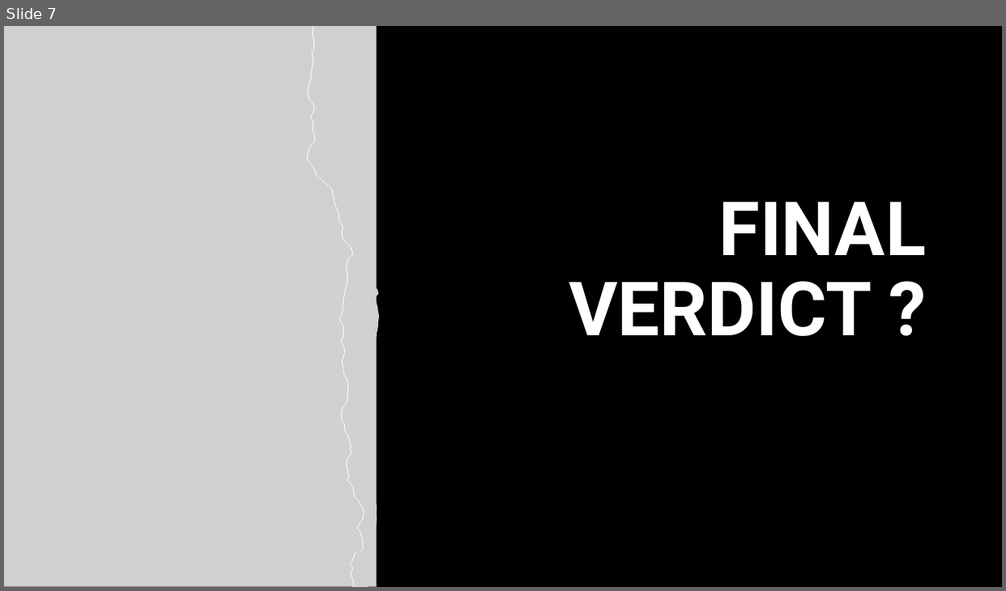
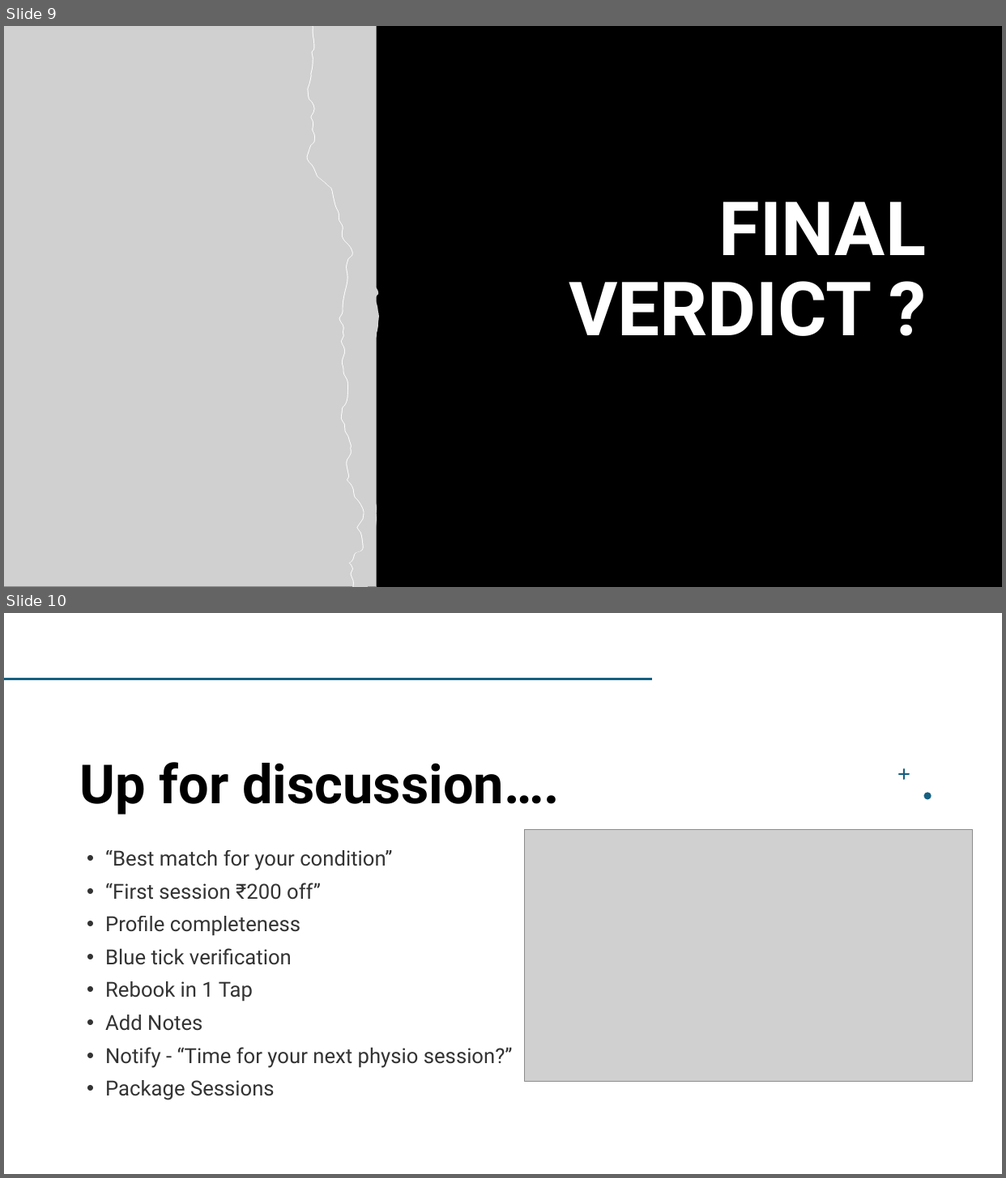
Before and after one commit to Arjun-T/PhysioBook, a slide deck: Physio_ SAT_ FEB 14.pptx. Shown one above the other, each under a label of ours: slide 7 before the commit, slides 9 and 10 after it. The pictures are 1006x591 and 1006x1178 pixels, drawn with LibreOffice and Linux fonts; fonts in the diff are those of the drawing; grey boxes stand for pictures. Boxes give left, top, right and bottom in pixels: in the first picture for what was removed or moved away, otherwise in the second. Text is boxed around its words. In the diff, an @@ line names an element or a change of style, - is before the commit and + after.

```diff
--- a/Physio_ SAT_ FEB 14.pptx
+++ b/Physio_ SAT_ FEB 14.pptx
@@ slide 10 added at bbox=[4, 613, 1002, 1174], background #FFFFFF @@
@@ line added from (4, 679) to (651, 679), #E97132 2 pt @@
@@ title added at bbox=[80, 762, 560, 815], 52 pt, text #000000, bold @@
+Up for discussion….
@@ freeform shape added at bbox=[898, 769, 910, 780], fill #156082 @@
@@ freeform shape added at bbox=[924, 792, 931, 799], fill #156082 @@
@@ picture added at bbox=[525, 830, 974, 1082] @@
@@ subtitle added at bbox=[105, 850, 513, 1101], 20 pt, text #000000 at 80% opacity @@
+• “Best match for your condition”
+• “First session ₹200 off”
+• Profile completeness
+• Blue tick verification
+• Rebook in 1 Tap
+• Add Notes
+• Notify - “Time for your next physio session?”
+• Package Sessions
@@ what was slide 7 is now slide 9 @@
```
Also in this commit, not shown: 2 other slides added, 1 other file.
